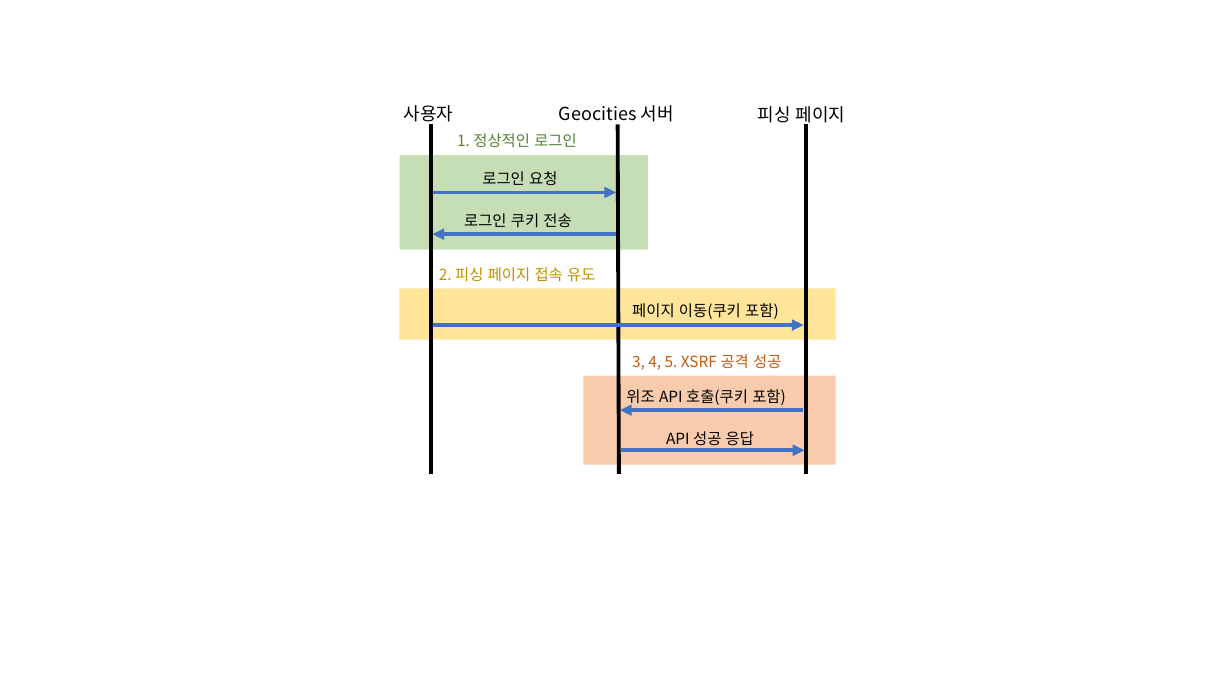
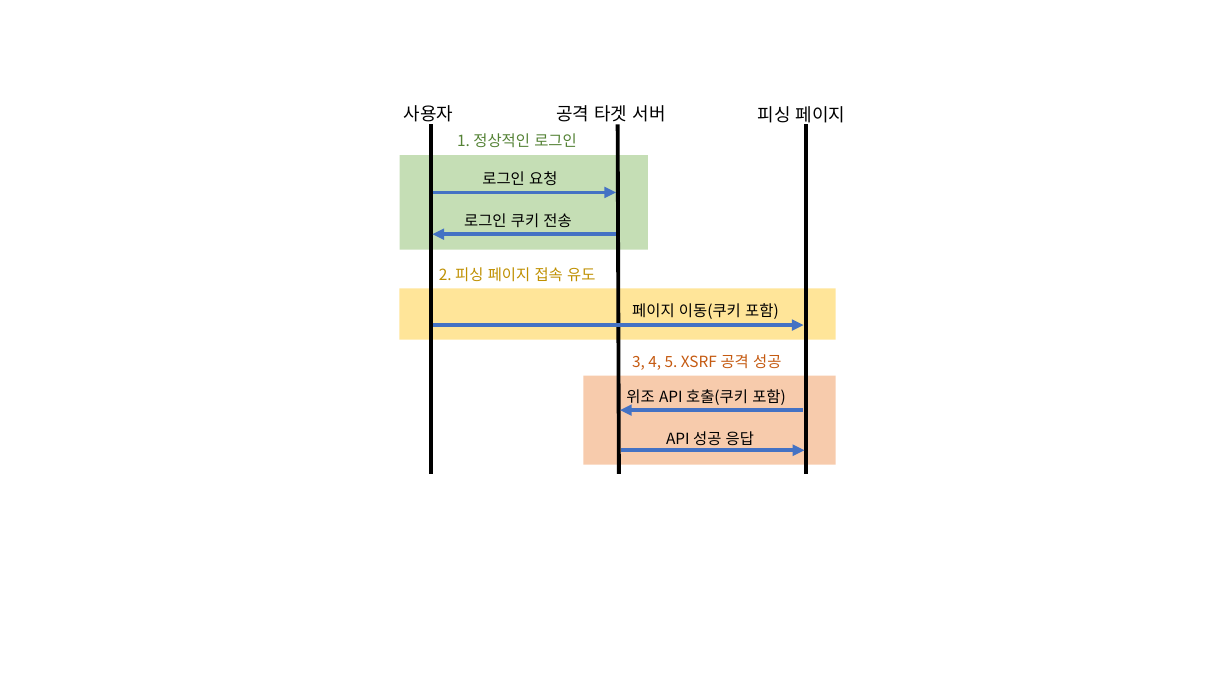
Before and after one commit to beomy/beomy.github.io, a slide deck: slide 2 of assets/img/posts/etc/xss_xsrf.pptx. Drawn at 1232x693 pixels with LibreOffice and Linux fonts; fonts in the diff are those of the drawing. Boxes give left, top, right and bottom in pixels: in the first picture for what was removed or moved away, otherwise in the second. Text is boxed around its words. In the diff, an @@ line names an element or a change of style, - is before the commit and + after.

```diff
--- a/assets/img/posts/etc/xss_xsrf.pptx
+++ b/assets/img/posts/etc/xss_xsrf.pptx
@@ text at (x1=556, y1=105, x2=666, y2=126): text changed @@
-Geocities 서버
+공격 타겟 서버
```
Also in this commit, not shown: 2 other files.
